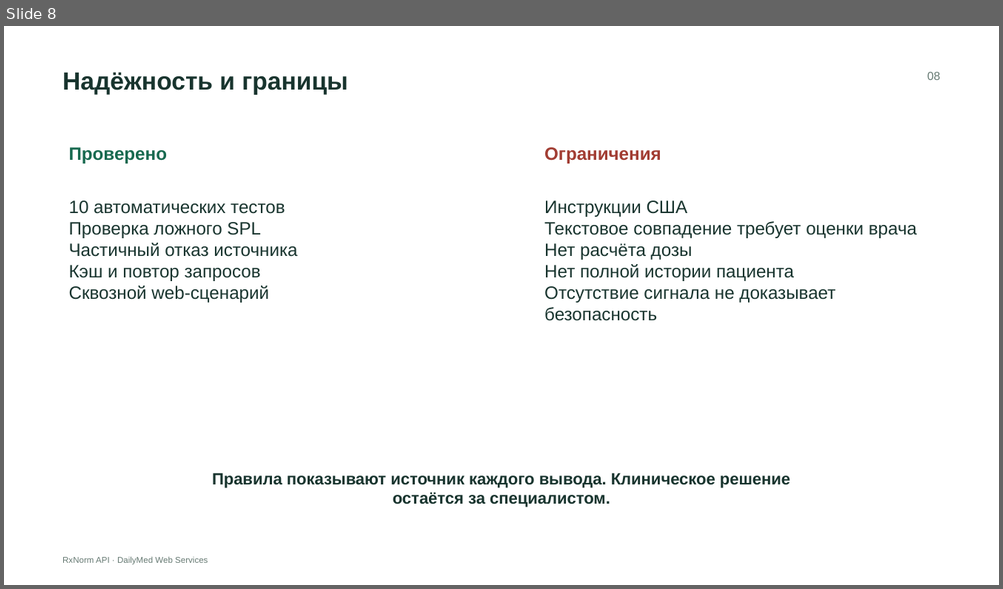
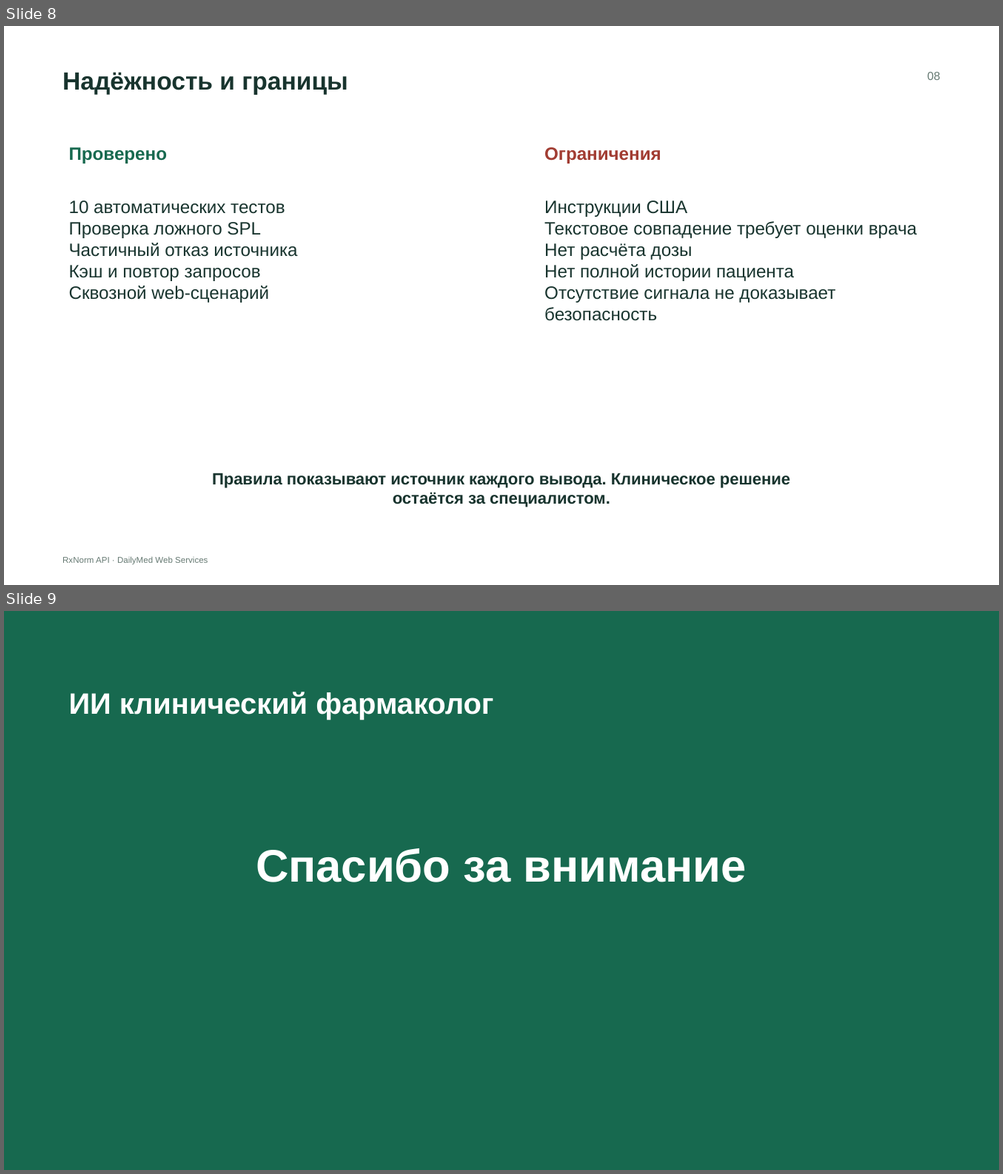
Before and after one commit to bonbon612/ai-clinical-pharmacologist, a slide deck: docs/AI_clinical_pharmacologist_presentation.pptx. Shown one above the other, each under a label of ours: slide 8 before the commit, slides 8 and 9 after it. The pictures are 1003x589 and 1003x1174 pixels, drawn with LibreOffice and Linux fonts; fonts in the diff are those of the drawing. Boxes give left, top, right and bottom in pixels: in the first picture for what was removed or moved away, otherwise in the second. Text is boxed around its words. In the diff, an @@ line names an element or a change of style, - is before the commit and + after.

```diff
--- a/docs/AI_clinical_pharmacologist_presentation.pptx
+++ b/docs/AI_clinical_pharmacologist_presentation.pptx
@@ slide 9 added at (4, 611, 999, 1170), background #17694F @@
@@ text added at (69, 692, 493, 720), 28.5 pt, text #FFFFFF, bold @@
+ИИ клинический фармаколог
@@ text added at (256, 849, 746, 883), 44 pt, text #FFFFFF, bold @@
+Спасибо за внимание
```
Also in this commit, not shown: 2 slides removed, 10 other files.
